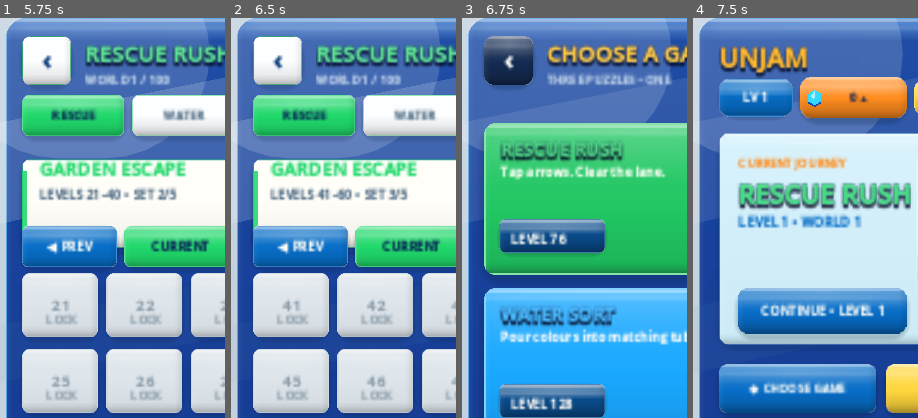
Above: before the commit, frames 1-4 (left to right).
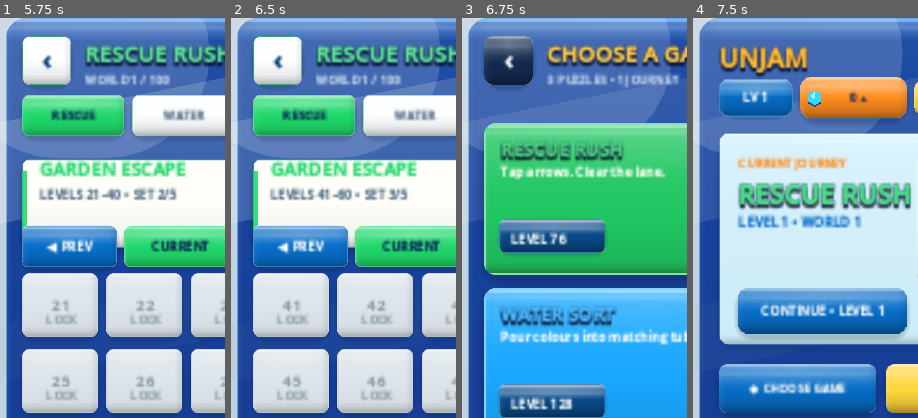
Above: after the commit, the same moments.

Repository: eghosa001/unjam
Game: Godot game, scene res://scenes/Main.tscn
The game is run twice, just before and just after one commit, with the same random seed, the same clock (stepped at 60 frames per second) and the same inputs.
Inputs:
- Up to frame 1 (5.75 s): click "CONTINUE • LEVEL 1" at 0.5 s; click "PLAY NOW" at 1.25 s; click "↻ RESTART" at 2 s; click "↻ RESTART" at 2.75 s; click "↻ RESTART" at 3.5 s; click "←" at 4.25 s; click "NEXT ▶" at 5 s
- Up to frame 2 (6.5 s): click "NEXT ▶" at 5.75 s
- Up to frame 3 (6.75 s): click "‹" at 6.5 s
- Up to frame 4 (7.5 s): click "‹" at 7.25 s
The pictures show only the part of the screen within x 8-58%, y 0-50%; the shares and areas given below are measured in that part.

Frames 1-2 are identical in both runs. In frame 3, 0.7% of the frame differs, in the area x 37-97%, y 14-18%; in frame 4, nothing differs.

Commit message:
polish: keep selector subtitle complete

Diff:
--- a/scripts/ui/premium_live_hub_3d.gd
+++ b/scripts/ui/premium_live_hub_3d.gd
@@ -85,7 +85,7 @@
 	selector_title.name = "SelectorTitle3D"
 	selector_title.clip_text = true
 	RefCanvas.style_display_title(selector_title, Color("#ffca45"), Color("#071d55"), 2)
-	var selector_subtitle := _add_text(canvas, "THREE PUZZLES • ONE JOURNEY", Rect2(83, 51, 186, 30), 12, Color("#c6d9ec"), false)
+	var selector_subtitle := _add_text(canvas, "3 PUZZLES • 1 JOURNEY", Rect2(83, 51, 186, 30), 12, Color("#c6d9ec"), false)
 	selector_subtitle.name = "SelectorSubtitle"
 	selector_subtitle.autowrap_mode = TextServer.AUTOWRAP_WORD_SMART
 	selector_subtitle.clip_text = true
